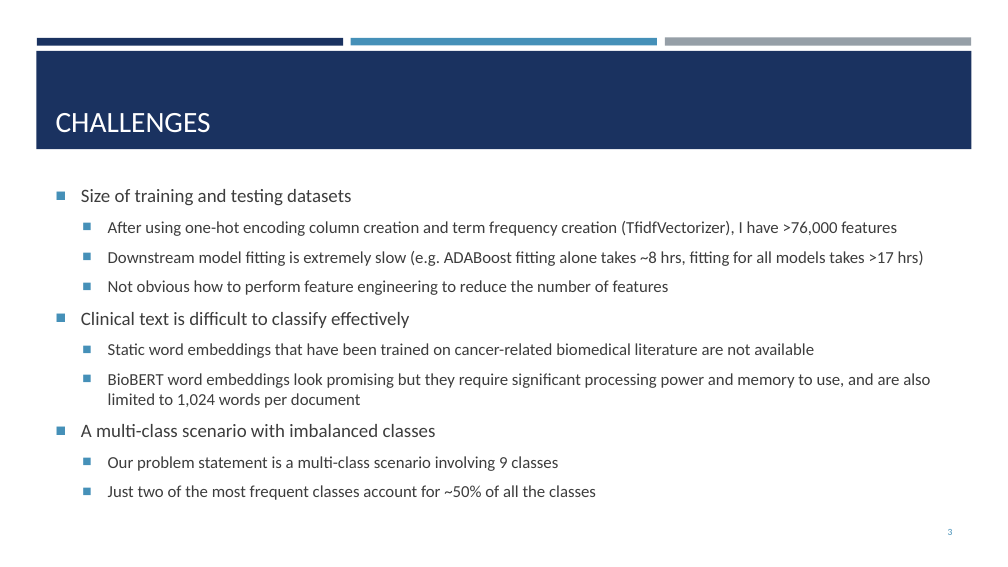
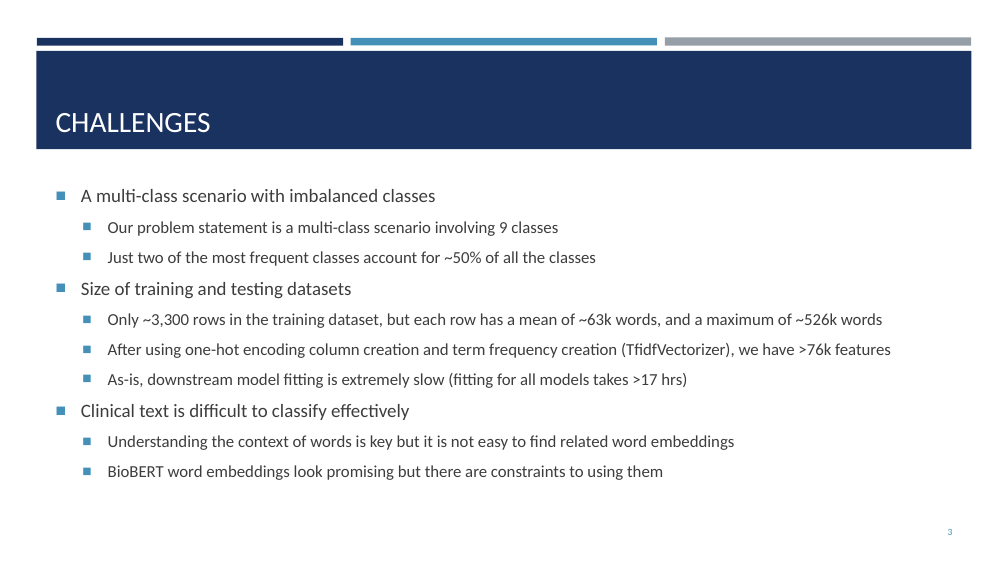
Before and after one commit to yuchye/Capstone, a slide deck: slide 3 of Capstone_Presentation.pptx. Drawn at 1008x567 pixels with LibreOffice and Linux fonts; fonts in the diff are those of the drawing. Boxes give left, top, right and bottom in pixels: in the first picture for what was removed or moved away, otherwise in the second. Text is boxed around its words. In the diff, an @@ line names an element or a change of style, - is before the commit and + after.

```diff
--- a/Capstone_Presentation.pptx
+++ b/Capstone_Presentation.pptx
@@ text at bbox=[81, 189, 930, 408]: paragraphs removed @@
-■ Size of training and testing datasets
-  ■ After using one-hot encoding column creation and term frequency creation (TfidfVectorizer), I have >76,000 features
-  ■ Downstream model fitting is extremely slow (e.g. ADABoost fitting alone takes ~8 hrs, fitting for all models takes >17 hrs)
-  ■ Not obvious how to perform feature engineering to reduce the number of features
-■ Clinical text is difficult to classify effectively
-  ■ Static word embeddings that have been trained on cancer-related biomedical literature are not available
-  ■ BioBERT word embeddings look promising but they require significant processing power and memory to use, and are also limited to 1,024 words per document
@@ text at bbox=[81, 282, 891, 480]: paragraphs added @@
+■ Size of training and testing datasets
+  ■ Only ~3,300 rows in the training dataset, but each row has a mean of ~63k words, and a maximum of ~526k words
+  ■ After using one-hot encoding column creation and term frequency creation (TfidfVectorizer), we have >76k features
+  ■ As-is, downstream model fitting is extremely slow (fitting for all models takes >17 hrs)
+■ Clinical text is difficult to classify effectively
+  ■ Understanding the context of words is key but it is not easy to find related word embeddings
+  ■ BioBERT word embeddings look promising but there are constraints to using them
```
Also in this commit, not shown: 4 other slides changed, 23 other files.
